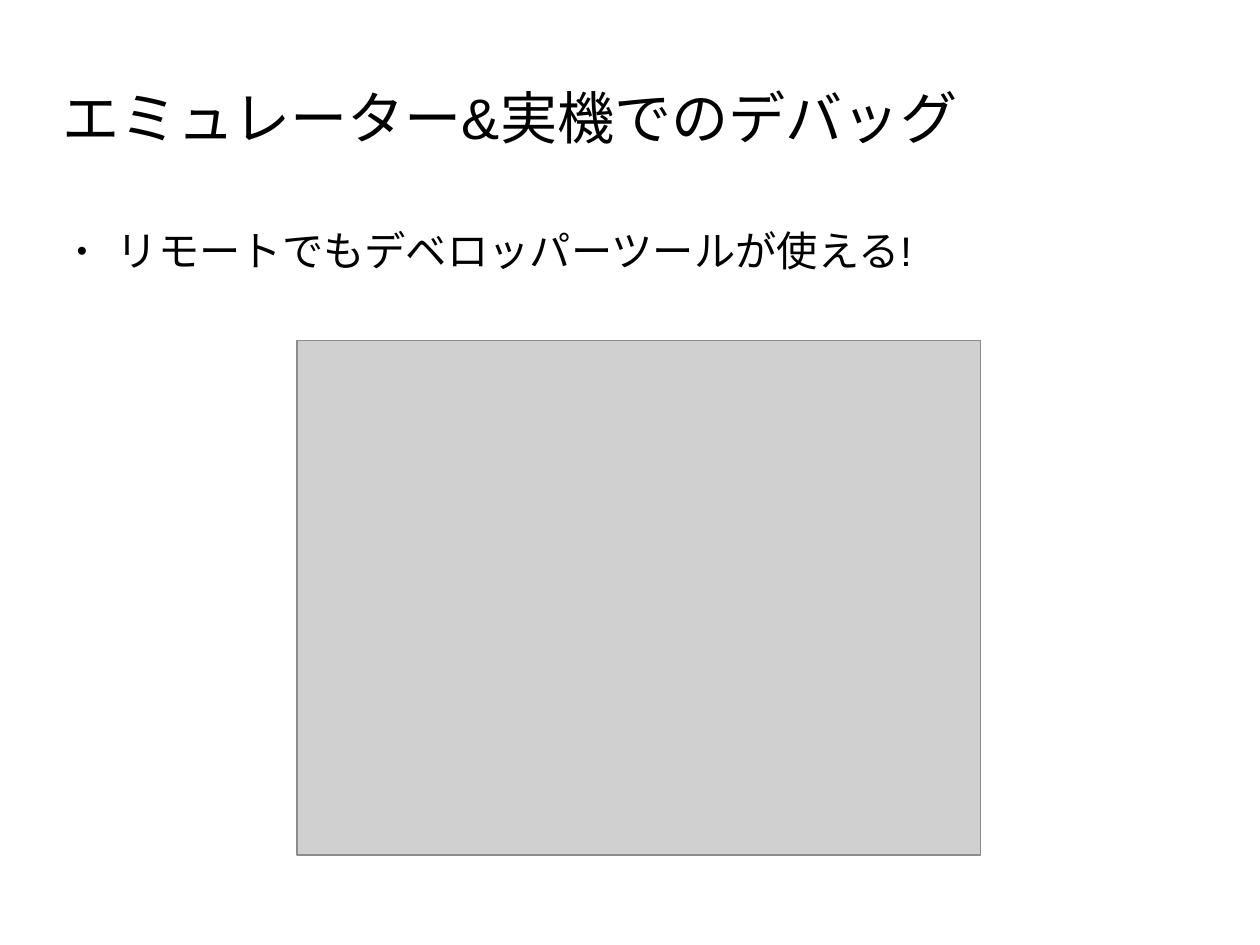
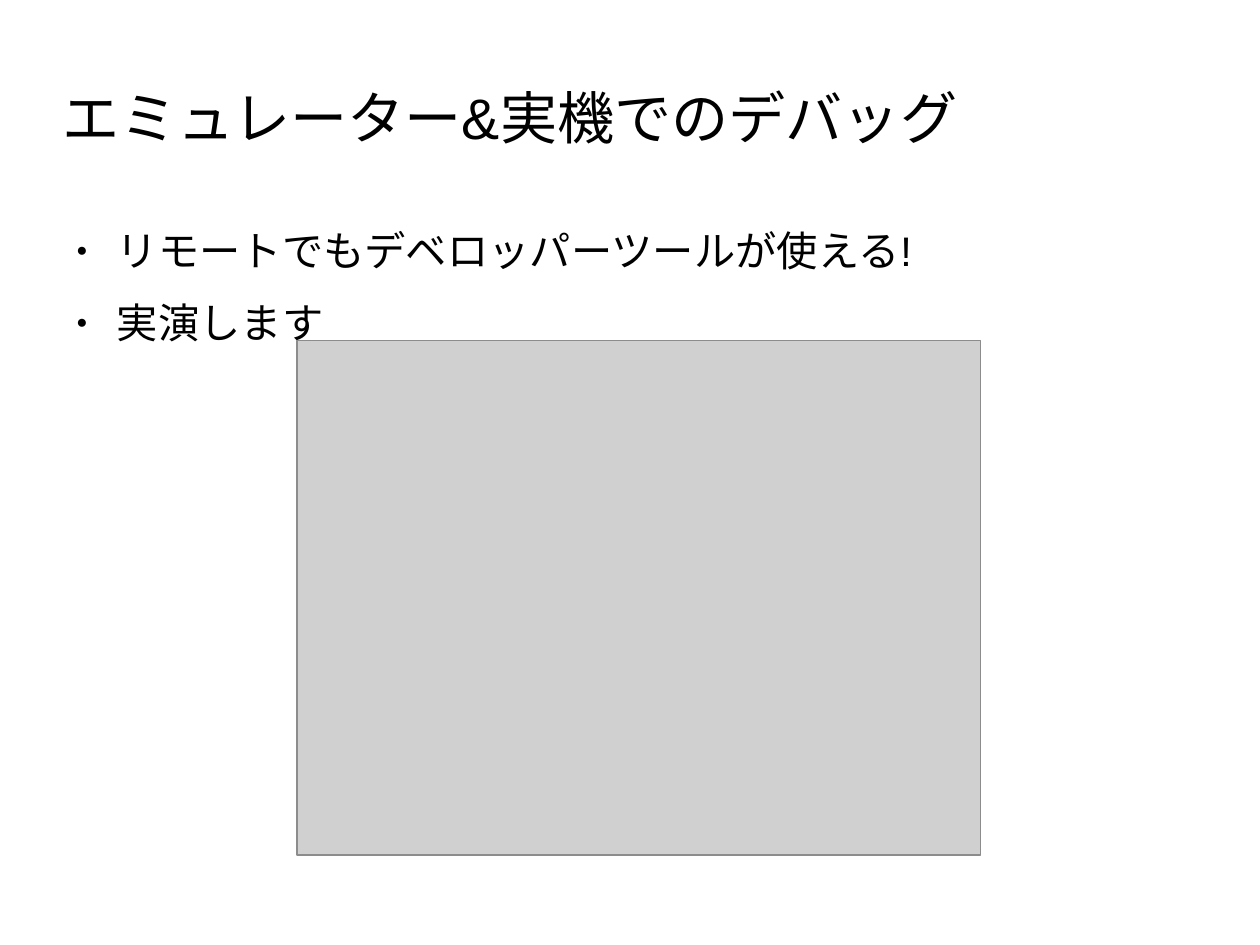
Before and after one commit to masakura/yeoman-presentation, a slide deck: slide 95 of yeoman-presentation.odp (slide 84 before the commit). Drawn at 1260x945 pixels with LibreOffice and Linux fonts; fonts in the diff are those of the drawing; grey boxes stand for pictures; background and template pictures are left out. Boxes give left, top, right and bottom in pixels: in the first picture for what was removed or moved away, otherwise in the second. Text is boxed around its words. In the diff, an @@ line names an element or a change of style, - is before the commit and + after.

```diff
--- a/yeoman-presentation.odp
+++ b/yeoman-presentation.odp
@@ text at [117,303,323,348]: paragraph added @@
+● 実演します
```
Also in this commit, not shown: 10 other slides changed, 11 slides added.
